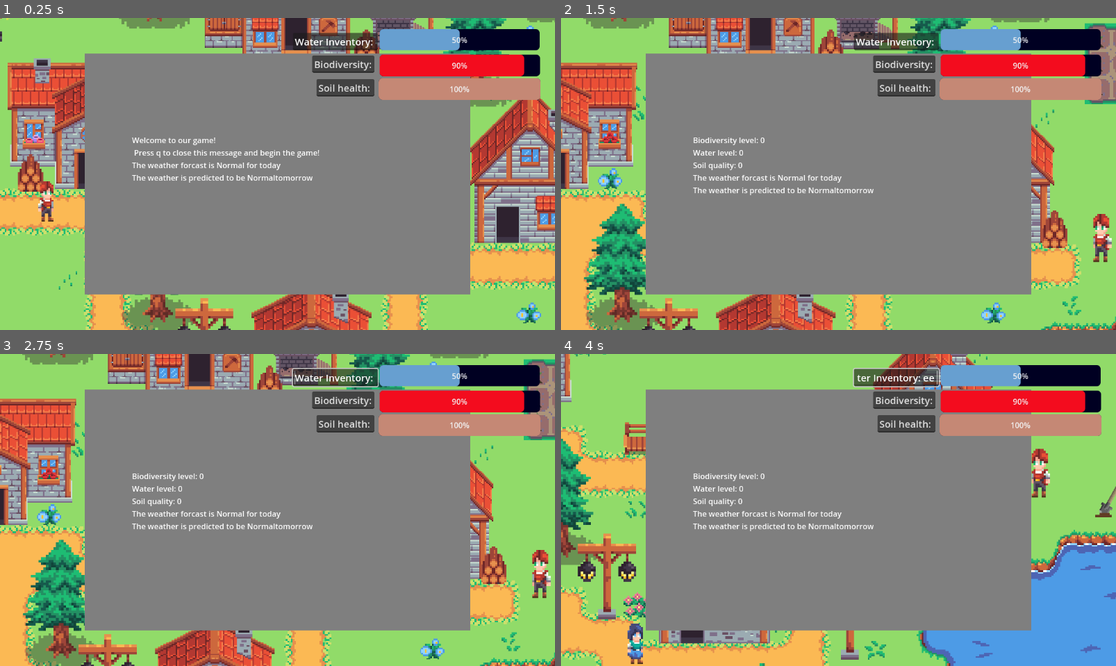
Above: before the commit, frames 1-4 (two rows, left to right).
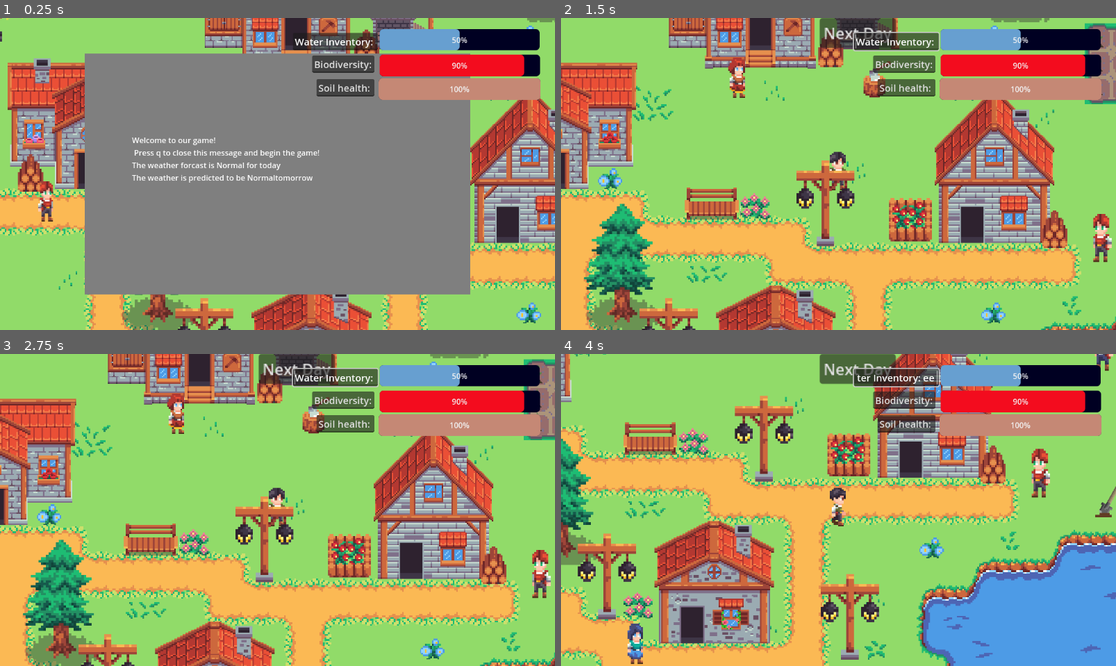
Above: after the commit, the same moments.

Repository: Sakesh-A/Game-Jam-Repo
Game: Godot game, scene res://scenes/game.tscn
Same seed, same stepped clock (60 frames per second), same inputs: the game is played once before the commit and once after it.
Inputs (mouse positions are in pixels of both pictures, inside the frame that each line leads up to):
- Up to frame 1 (0.25 s): no input
- Up to frame 2 (1.5 s): tap Q (close_dialogue) at 0.5 s; hold Right (ui_right) 0.53-1.25 s; tap E (action) at 0.6 s; tap Space (interact) at 0.8 s; click "Next Day" at 1.25 s
- Up to frame 3 (2.75 s): click (294, 369) at 2 s, where only the run after the commit has a clickable "Next Day"
- Up to frame 4 (4 s): hold Down (ui_down) 2.78-3.53 s; tap Space (interact) at 2.85, 3.8 s; tap E (action) at 3.05, 3.6 s; hold Right (ui_right) from 3.53 s (still down)

The runs differ from the first frame. In frame 1, 1.0% of the frame differs, in the area x 8-93%, y 0-66%; in frame 2, 52%, in the area x 4-98%, y 0-100%; in frame 3, 52%; in frame 4, 51%.

Commit message:
mountains

Diff:
--- a/scenes/finalvillager.tscn
+++ b/scenes/finalvillager.tscn
@@ -81,5 +81,4 @@
 
 [node name="CollisionShape2D" type="CollisionShape2D" parent="."]
 position = Vector2(-9.00001, 16)
-scale = Vector2(1, 1)
 shape = SubResource("CircleShape2D_gw8xa")
--- a/scenes/game.tscn
+++ b/scenes/game.tscn
@@ -39,6 +39,9 @@
 [ext_resource type="PackedScene" uid="uid://cethe3ha2ypqm" path="res://scenes/red_hair_villager.tscn" id="33_v2yb1"]
 [ext_resource type="PackedScene" uid="uid://bklwoqbaarc26" path="res://scenes/finalvillager.tscn" id="34_js0lu"]
 [ext_resource type="PackedScene" uid="uid://bhgmol6kgav5y" path="res://scenes/red_hair_girl.tscn" id="35_gxtfn"]
+[ext_resource type="PackedScene" uid="uid://ckt3bcdi2oqm5" path="res://scenes/seeds.tscn" id="40_m4url"]
+[ext_resource type="PackedScene" uid="uid://d4l0800cqti21" path="res://scenes/mountain.tscn" id="41_8ool0"]
+[ext_resource type="PackedScene" uid="uid://b3dqncnewrsfs" path="res://scenes/mountain_flpped.tscn" id="42_pr1ej"]
 
 [sub_resource type="StyleBoxFlat" id="StyleBoxFlat_gee14"]
 bg_color = Color(0, 0, 0.133333, 1)
@@ -91,7 +94,7 @@
 
 [node name="Game" type="Node2D"]
 y_sort_enabled = true
-position = Vector2(20, 204)
+position = Vector2(981, 386)
 
 [node name="TileMap" parent="." instance=ExtResource("1_txyxy")]
 z_index = -1
@@ -102,21 +105,38 @@
 [node name="Terrain" type="CanvasLayer" parent="."]
 layer = -1
 
+[node name="ColorRect" type="ColorRect" parent="Terrain"]
+offset_left = -3932.0
+offset_top = -2892.0
+offset_right = 10341.0
+offset_bottom = 312.0
+color = Color(0.540986, 0.806467, 0.939394, 1)
+
+[node name="ColorRect2" type="ColorRect" parent="."]
+offset_left = 4818.0
+offset_top = -68.0
+offset_right = 8898.0
+offset_bottom = 3136.0
+color = Color(0.564706, 0.858824, 0.411765, 1)
+
+[node name="ColorRect3" type="ColorRect" parent="."]
+offset_left = -5723.0
+offset_top = -63.0
+offset_right = -1106.0
+offset_bottom = 3131.0
+color = Color(0.564706, 0.858824, 0.411765, 1)
+
 [node name="CanvasLayer" type="CanvasLayer" parent="."]
 layer = 5
 
 [node name="NextDayButton" type="Button" parent="CanvasLayer"]
-anchors_preset = 3
-anchor_left = 1.0
-anchor_top = 1.0
-anchor_right = 1.0
-anchor_bottom = 1.0
-offset_left = -1096.0
-offset_top = -611.0
-offset_right = -1017.0
-offset_bottom = -580.0
-grow_horizontal = 0
-grow_vertical = 0
+anchors_preset = 5
+anchor_left = 0.5
+anchor_right = 0.5
+offset_left = -39.5
+offset_right = 39.5
+offset_bottom = 31.0
+grow_horizontal = 2
 scale = Vector2(2, 2)
 text = "Next Day"
 script = ExtResource("8_nepv3")
@@ -264,22 +284,22 @@
 position = Vector2(2620, 1068)
 
 [node name="Tree" parent="." instance=ExtResource("2_yqjtg")]
-position = Vector2(238, 330)
+position = Vector2(3866, 503)
 
 [node name="Chicken" parent="." instance=ExtResource("7_qnb83")]
 position = Vector2(219, 1683)
 
 [node name="Tree2" parent="." instance=ExtResource("2_yqjtg")]
-position = Vector2(1936, 530)
+position = Vector2(919, 237)
 
 [node name="Tree3" parent="." instance=ExtResource("2_yqjtg")]
-position = Vector2(982, 299)
+position = Vector2(-358, 1535)
 
 [node name="Farmer" parent="." instance=ExtResource("3_lnu2h")]
 position = Vector2(826, 1561)
 
 [node name="Old Woman" parent="." instance=ExtResource("4_iywne")]
-position = Vector2(2663, 643)
+position = Vector2(2574, 645)
 
 [node name="Villager Man" parent="." instance=ExtResource("5_p57ef")]
 position = Vector2(2390, 1022)
@@ -322,16 +342,16 @@
 position = Vector2(735, 1631)
 
 [node name="Tree4" parent="." instance=ExtResource("2_yqjtg")]
-position = Vector2(111, 1390)
+position = Vector2(-666, 849)
 
 [node name="Tree6" parent="." instance=ExtResource("2_yqjtg")]
 position = Vector2(992, 1192)
 
 [node name="Tree7" parent="." instance=ExtResource("2_yqjtg")]
-position = Vector2(1590, 1858)
+position = Vector2(1191, 1922)
 
 [node name="Tree9" parent="." instance=ExtResource("2_yqjtg")]
-position = Vector2(2010, 2008)
+position = Vector2(1910, 1962)
 
 [node name="Tree10" parent="." instance=ExtResource("2_yqjtg")]
 position = Vector2(2169, 280)
@@ -586,7 +606,7 @@
 position = Vector2(1389, 905)
 
 [node name="Tree11" parent="." instance=ExtResource("2_yqjtg")]
-position = Vector2(811, 2068)
+position = Vector2(-909, 1918)
 
 [node name="Chicken2" parent="." instance=ExtResource("7_qnb83")]
 position = Vector2(335, 1629)
@@ -856,3 +876,54 @@
 
 [node name="Red_hair_girl" parent="." instance=ExtResource("35_gxtfn")]
 position = Vector2(1349, 476)
+
+[node name="Seeds" parent="." instance=ExtResource("40_m4url")]
+position = Vector2(286, 1198)
+
+[node name="Tree5" parent="." instance=ExtResource("2_yqjtg")]
+position = Vector2(3825, 1501)
+
+[node name="Tree8" parent="." instance=ExtResource("2_yqjtg")]
+position = Vector2(4541, 1689)
+
+[node name="Pink Flower3" parent="." instance=ExtResource("22_jrdmb")]
+position = Vector2(4246, 903)
+
+[node name="blue flower" parent="." instance=ExtResource("15_psqdk")]
+position = Vector2(-562, 1092)
+
+[node name="Pink Flower4" parent="." instance=ExtResource("22_jrdmb")]
+position = Vector2(-648, 1921)
+
+[node name="Pink Flower5" parent="." instance=ExtResource("22_jrdmb")]
+position = Vector2(3818, 1843)
+
+[node name="blue flower2" parent="." instance=ExtResource("15_psqdk")]
+position = Vector2(4433, 2061)
+
+[node name="mountain" parent="." instance=ExtResource("41_8ool0")]
+position = Vector2(-579, -668)
+
+[node name="mountain2" parent="." instance=ExtResource("41_8ool0")]
+position = Vector2(4054, -662)
+
+[node name="mountain3" parent="." instance=ExtResource("41_8ool0")]
+position = Vector2(-841, 2546)
+
+[node name="mountain4" parent="." instance=ExtResource("42_pr1ej")]
+position = Vector2(3904, 2545)
+
+[node name="Tree12" parent="." instance=ExtResource("2_yqjtg")]
+position = Vector2(-1370, 486)
+
+[node name="Tree13" parent="." instance=ExtResource("2_yqjtg")]
+position = Vector2(-1516, 1192)
+
+[node name="Tree14" parent="." instance=ExtResource("2_yqjtg")]
+position = Vector2(5104, 672)
+
+[node name="Tree15" parent="." instance=ExtResource("2_yqjtg")]
+position = Vector2(5924, 1212)
+
+[node name="Tree16" parent="." instance=ExtResource("2_yqjtg")]
+position = Vector2(-2632, 1067)
--- /dev/null
+++ b/scenes/mountain.tscn
@@ -0,0 +1,18 @@
+[gd_scene load_steps=3 format=3 uid="uid://d4l0800cqti21"]
+
+[ext_resource type="Texture2D" uid="uid://warkrmk8kod5" path="res://assets/sierra nevada-1.png (1).png" id="1_wb4uc"]
+
+[sub_resource type="CapsuleShape2D" id="CapsuleShape2D_avsvi"]
+radius = 17.0
+height = 36.0
+
+[node name="mountain" type="StaticBody2D"]
+
+[node name="CollisionShape2D" type="CollisionShape2D" parent="."]
+position = Vector2(3, -15)
+shape = SubResource("CapsuleShape2D_avsvi")
+
+[node name="Sprite2D" type="Sprite2D" parent="."]
+position = Vector2(146, -216)
+scale = Vector2(19.2619, 19.2619)
+texture = ExtResource("1_wb4uc")
--- /dev/null
+++ b/scenes/mountain_flpped.tscn
@@ -0,0 +1,19 @@
+[gd_scene load_steps=3 format=3 uid="uid://b3dqncnewrsfs"]
+
+[ext_resource type="Texture2D" uid="uid://warkrmk8kod5" path="res://assets/sierra nevada-1.png (1).png" id="1_5rutr"]
+
+[sub_resource type="CapsuleShape2D" id="CapsuleShape2D_avsvi"]
+radius = 17.0
+height = 36.0
+
+[node name="mountain" type="StaticBody2D"]
+
+[node name="CollisionShape2D" type="CollisionShape2D" parent="."]
+position = Vector2(3, -15)
+shape = SubResource("CapsuleShape2D_avsvi")
+
+[node name="Sprite2D" type="Sprite2D" parent="."]
+position = Vector2(146, -216)
+scale = Vector2(19.2619, 19.2619)
+texture = ExtResource("1_5rutr")
+flip_h = true
--- /dev/null
+++ b/scenes/seeds.tscn
@@ -0,0 +1,49 @@
+[gd_scene load_steps=8 format=3 uid="uid://ckt3bcdi2oqm5"]
+
+[ext_resource type="Script" uid="uid://rvsxt5h5hufj" path="res://scripts/seeds.gd" id="1_htn50"]
+[ext_resource type="Texture2D" uid="uid://cer6o2onihbwu" path="res://assets/sprites/objects.png" id="2_htn50"]
+[ext_resource type="Texture2D" uid="uid://dfd8hjwst2ayp" path="res://assets/sprites/icons.png" id="4_mvwc5"]
+
+[sub_resource type="CircleShape2D" id="CircleShape2D_isc0p"]
+radius = 10.198
+
+[sub_resource type="AtlasTexture" id="AtlasTexture_3ha3y"]
+atlas = ExtResource("4_mvwc5")
+region = Rect2(37, 153, 10, 16)
+
+[sub_resource type="AtlasTexture" id="AtlasTexture_73ou4"]
+atlas = ExtResource("4_mvwc5")
+region = Rect2(59, 157, 6, 12)
+
+[sub_resource type="SpriteFrames" id="SpriteFrames_fjo7a"]
+animations = [{
+"frames": [{
+"duration": 1.0,
+"texture": SubResource("AtlasTexture_3ha3y")
+}, {
+"duration": 1.0,
+"texture": SubResource("AtlasTexture_73ou4")
+}],
+"loop": true,
+"name": &"default",
+"speed": 2.0
+}]
+
+[node name="Seeds" type="StaticBody2D"]
+script = ExtResource("1_htn50")
+
+[node name="Sprite2D" type="Sprite2D" parent="."]
+position = Vector2(-2, -7)
+scale = Vector2(3.5, 3.5)
+texture = ExtResource("2_htn50")
+region_enabled = true
+region_rect = Rect2(434.25, 146.422, 11.1476, 14.9378)
+
+[node name="CollisionShape2D" type="CollisionShape2D" parent="."]
+position = Vector2(-1, 4)
+shape = SubResource("CircleShape2D_isc0p")
+
+[node name="InteractionIcon" type="AnimatedSprite2D" parent="."]
+position = Vector2(0, -72)
+scale = Vector2(3, 3)
+sprite_frames = SubResource("SpriteFrames_fjo7a")
--- /dev/null
+++ b/scripts/seeds.gd
@@ -0,0 +1,55 @@
+extends Node2D
+
+@export var interaction_distance: float = 100.0 # Adjust based on your game
+@export var cost: int = 1
+@export var action_description: String = "Hello, I am a bag of tree seeds! I cost " # Unique dialogue per NPC
+
+@onready var player = get_node("/root/Game/Player")
+@onready var action_box = get_node("/root/Game/CanvasLayer/ActionBox") # Get the dialogue box node
+@onready var dialogue_box = get_node("/root/Game/CanvasLayer/DialogueBox") # Get the dialogue box node
+
+var interacted: bool = false # Track if the object has already been used
+
+func _ready():
+	$InteractionIcon.visible = false # Hide the indicator initially
+	GameManager.next_day.connect(_next_day_started)
+
+func _next_day_started():
+	interacted = false
+	cost = 2
+
+func _process(_delta: float) -> void: # If already interacted, disable further interaction
+	if visible:
+		print("Hello")
+	if interacted:
+		$InteractionIcon.visible = false
+		return
+
+	# Check if the player is within interaction range
+	if global_position.distance_to(player.global_position) < interaction_distance:
+		$InteractionIcon.visible = true # Show indicator
+		$InteractionIcon.play("default")
+
+	# Check for "interact" input
+		if Input.is_action_just_pressed("interact"):
+			var action_text = action_description + str(cost) + "\n You have this many AP points: " + str(GameManager.action_points)
+			if GameManager.action_points < cost:
+				action_text += "\n Not enough points to buy"
+				dialogue_box.open_dialogue(action_text, get_path())
+			else:
+				action_text += "\n Press E to buy"
+				action_box.open_action(action_text, get_path()) # Pass the _action function as a callback
+	else:
+		$InteractionIcon.visible = false # Hide indicator
+
+
+func _action(): # Ensure action is performed only once
+	if interacted:
+		return
+
+	GameManager.action_points -= cost
+	GameManager.soil_quality += 1
+	GameManager.water += 3
+
+# Mark as interacted and disable future interactions
+	interacted = true
Not shown, added: assets/sprites/Object.png.import
Not shown: 1 places in scenes/game.tscn that only renumber resources
Not shown, added: scripts/seeds.gd.uid
Not shown, changed: assets/.DS_Store
Not shown, changed: assets/sprites/.DS_Store
